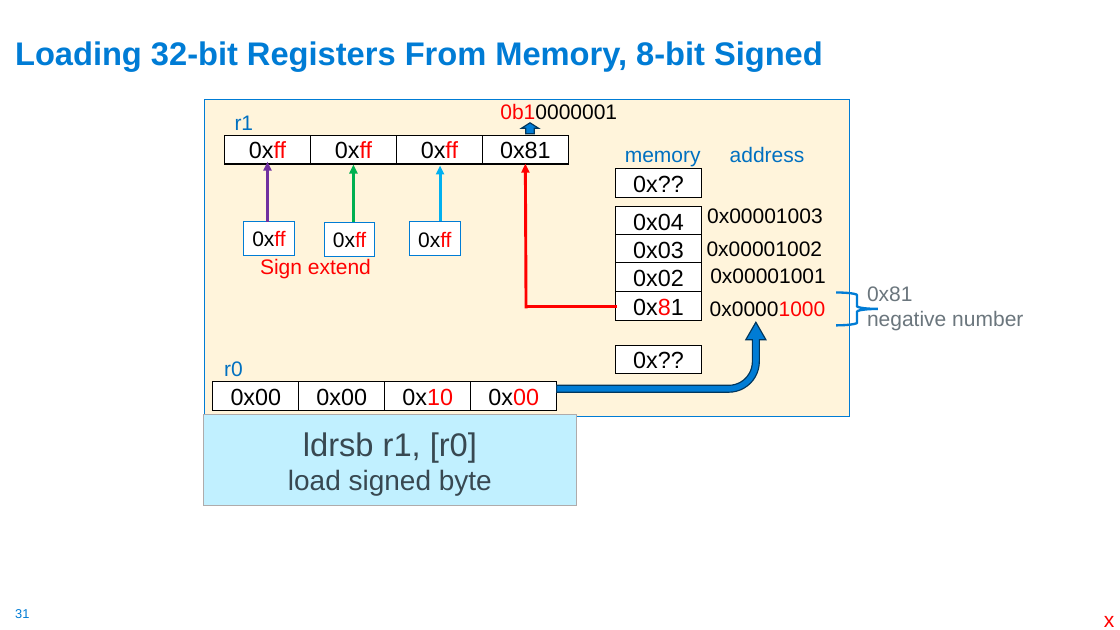
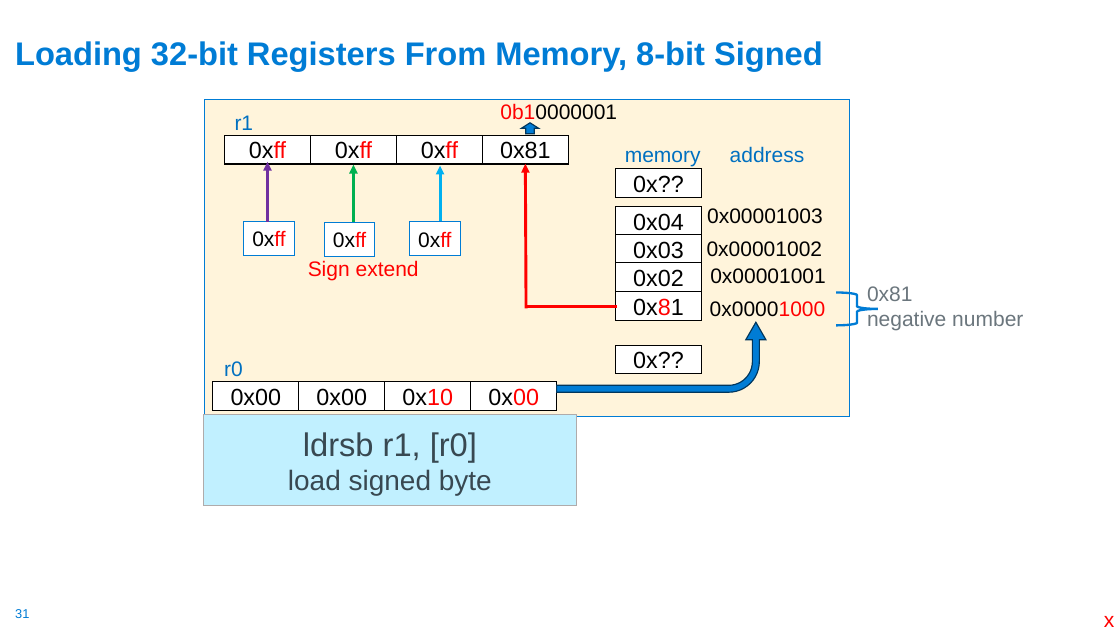
Before and after one commit to cse30-sp24/Muller-Slides, a slide deck: slide 31 of 06-Arm-Part3.pptx. Drawn at 1120x630 pixels with LibreOffice and Linux fonts; fonts in the diff are those of the drawing. Boxes give left, top, right and bottom in pixels: in the first picture for what was removed or moved away, otherwise in the second. Text is boxed around its words. In the diff, an @@ line names an element or a change of style, - is before the commit and + after.

```diff
--- a/06-Arm-Part3.pptx
+++ b/06-Arm-Part3.pptx
@@ text "Sign extend": place and size @@
-text "Sign extend" at [260, 258, 371, 278]
+text "Sign extend" at [308, 260, 419, 280]
```
Also in this commit, not shown: 6 other slides changed, 3 other files.
